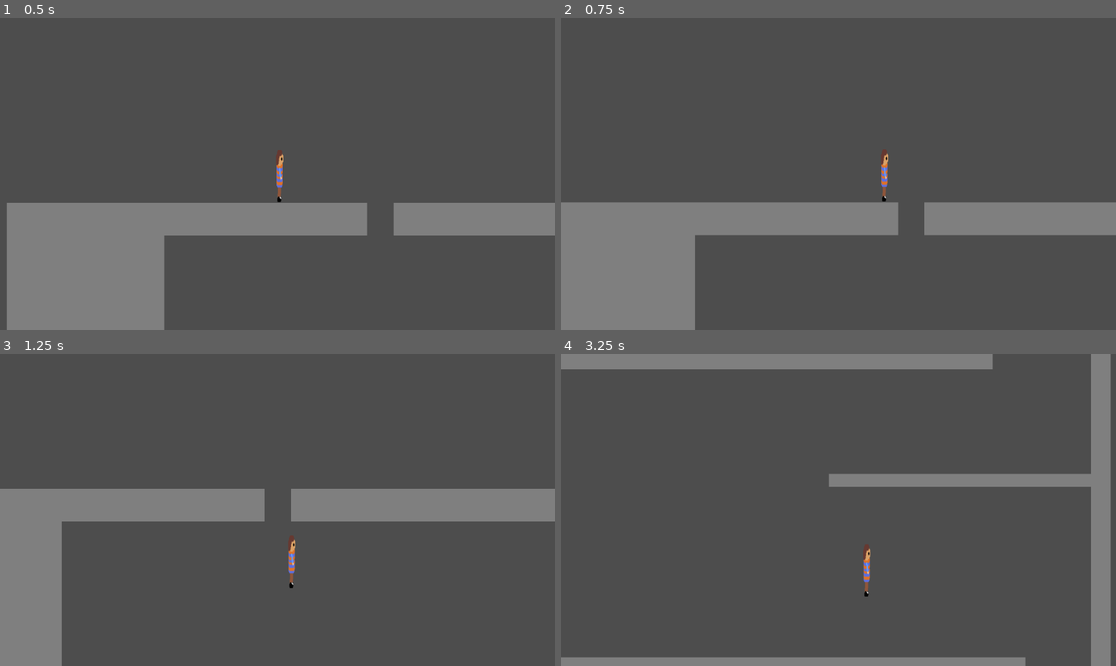
Above: before the commit, frames 1-4 (two rows, left to right).
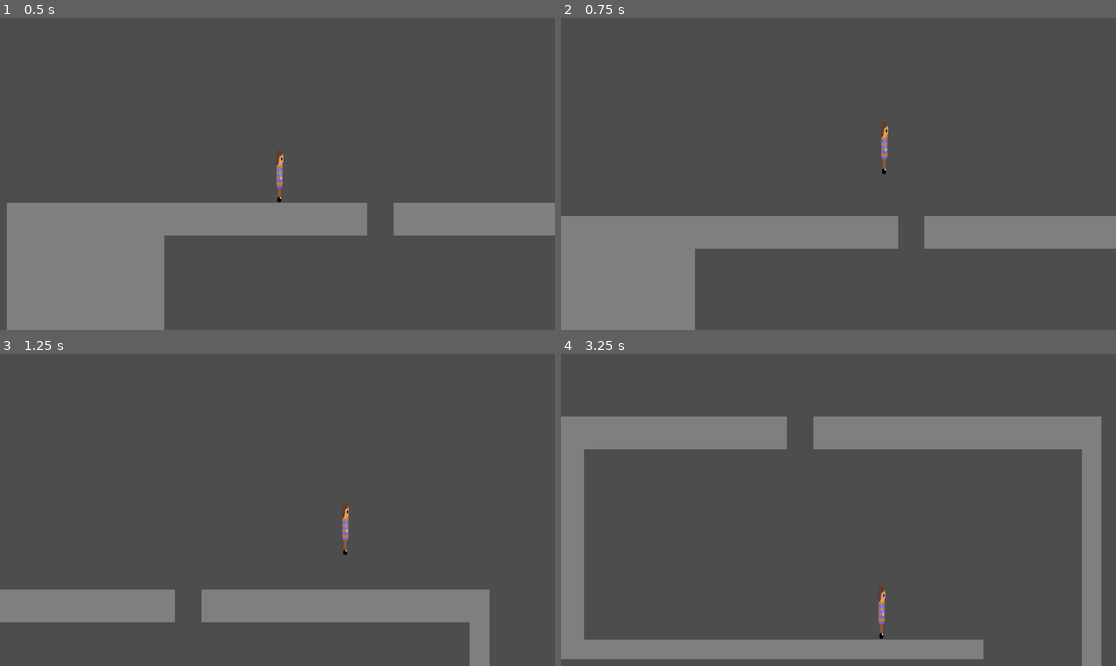
Above: after the commit, the same moments.

Repository: robertshepherdcpp/curiosity-calls
Game: Godot game, scene res://main.tscn
The game is run twice, just before and just after one commit, with the same random seed, the same clock (stepped at 60 frames per second) and the same inputs.
Inputs:
- Up to frame 1 (0.5 s): no input
- Up to frame 2 (0.75 s): tap Enter at 0.5 s; hold Right (right) from 0.53 s (still down); tap Space (jump) at 0.6 s
- Up to frame 3 (1.25 s): keep holding Right (right); tap Space (jump) at 0.77, 1.07 s
- Up to frame 4 (3.25 s): tap Space (jump) at 1.35, 1.52, 1.82, 2.1, 2.85, 3.02 s; release Right (right) at 2.03 s; hold A (left) 2.03-2.78 s; hold Right (right) from 2.78 s (still down)

Frame 1 is identical in both runs. In frame 2, 7.7% of the frame differs, in the area x 0-100%, y 33-74%; in frame 3, 22%; in frame 4, 27%, in the area x 0-99%, y 0-100%.

Commit message:
allow to jump whilst moving

Diff:
--- a/curiosity-calls/player.gd
+++ b/curiosity-calls/player.gd
@@ -21,7 +21,7 @@
 		velocity += get_gravity() * delta
 
 	# Handle jump. before: velocity.y = JUMP_VELOCITY
-	if Input.is_action_just_pressed("jump") and is_on_floor() and velocity.x == 0:
+	if Input.is_action_just_pressed("jump") and is_on_floor():
 		velocity.y = JUMP_VELOCITY
 		#print("space pressed noted.")
 	#else:
